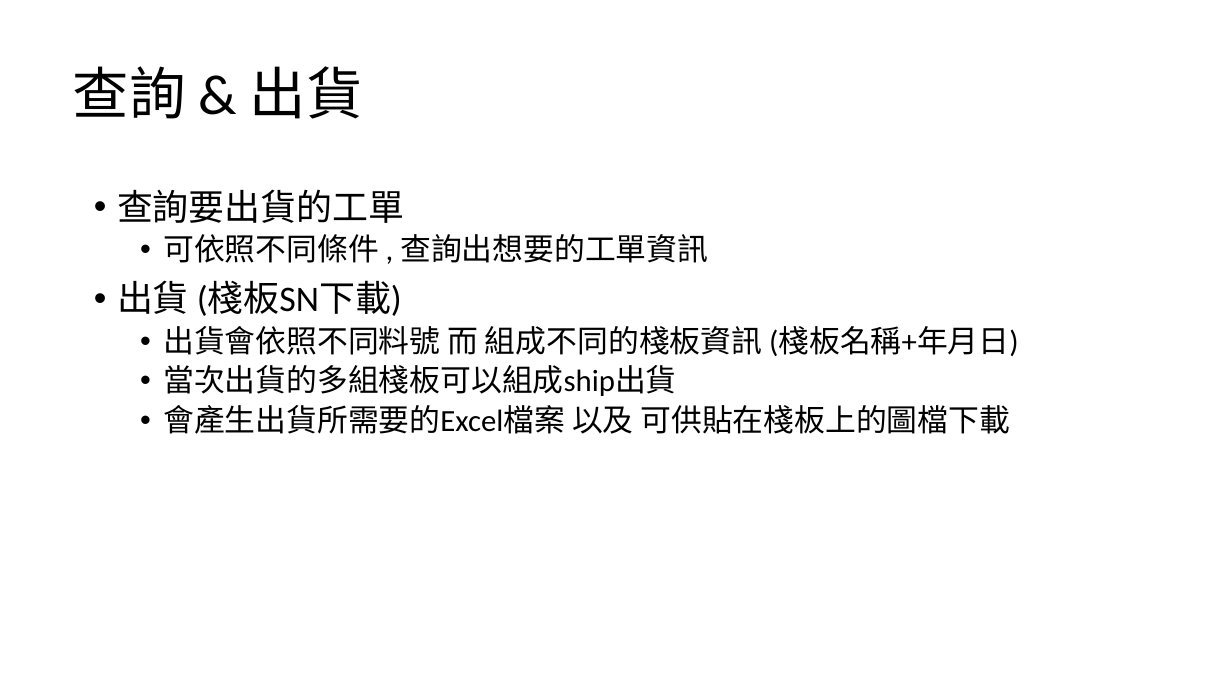
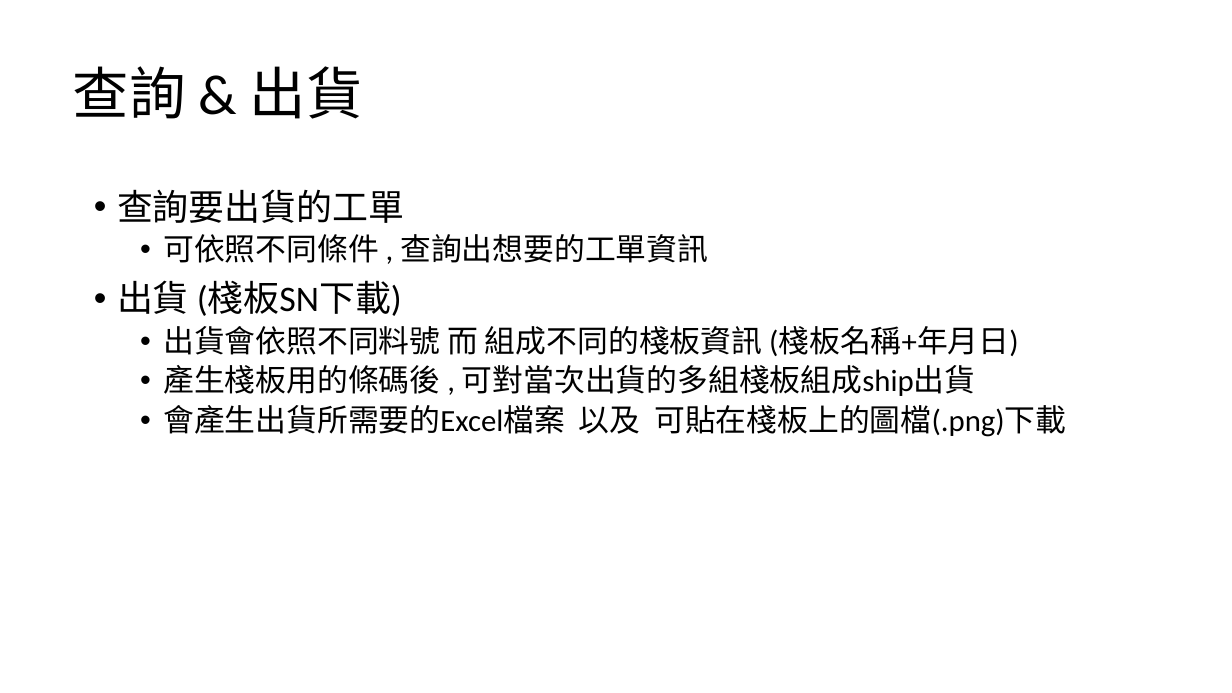
Before and after one commit to CrayHung/twoway-scanner, a slide deck: slide 14 of document/達運條碼機操作說明.pptx. Drawn at 1232x693 pixels with LibreOffice and Linux fonts; fonts in the diff are those of the drawing. Boxes give left, top, right and bottom in pixels: in the first picture for what was removed or moved away, otherwise in the second. Text is boxed around its words. In the diff, an @@ line names an element or a change of style, - is before the commit and + after.

Commit message:
修正shhip出貨

```diff
--- a/document/達運條碼機操作說明.pptx
+++ b/document/達運條碼機操作說明.pptx
@@ text at <box>163,365,1066,437</box>: text changed @@
-  • 當次出貨的多組棧板可以組成ship出貨
-  • 會產生出貨所需要的Excel檔案 以及 可供貼在棧板上的圖檔下載
+  • 產生棧板用的條碼後 , 可對當次出貨的多組棧板組成ship出貨
+  • 會產生出貨所需要的Excel檔案 以及 可貼在棧板上的圖檔(.png)下載
```
Also in this commit, not shown: 10 other slides changed, 3 slides added, 12 other files.
